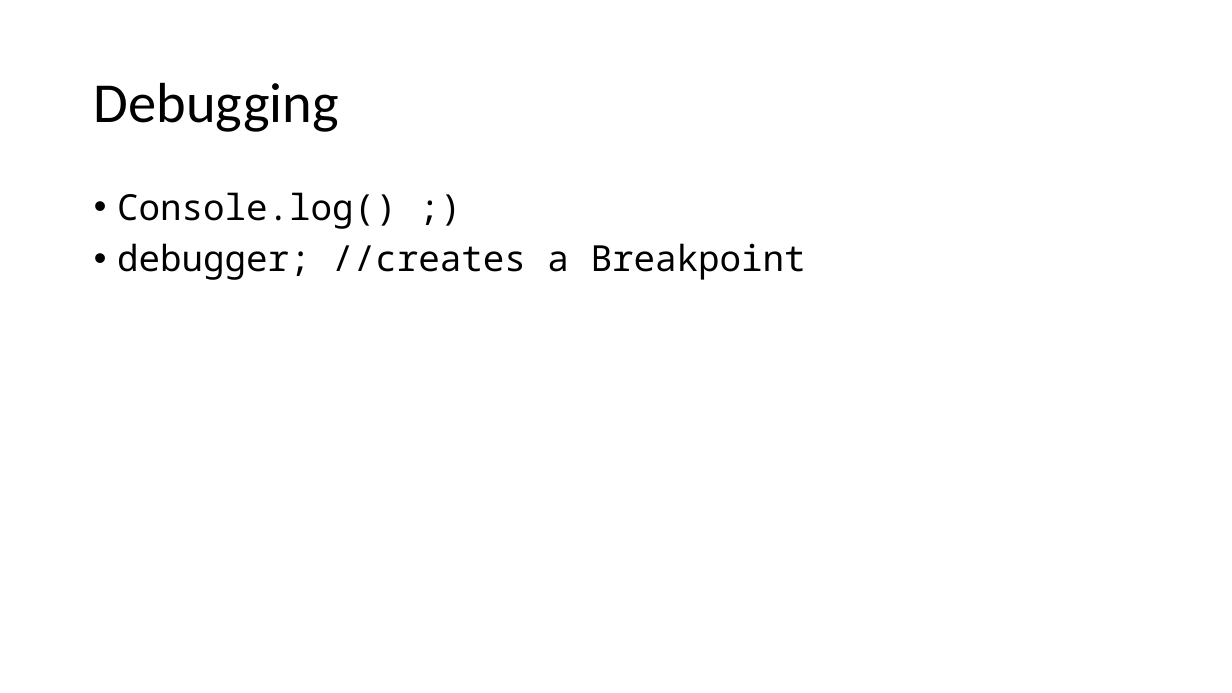
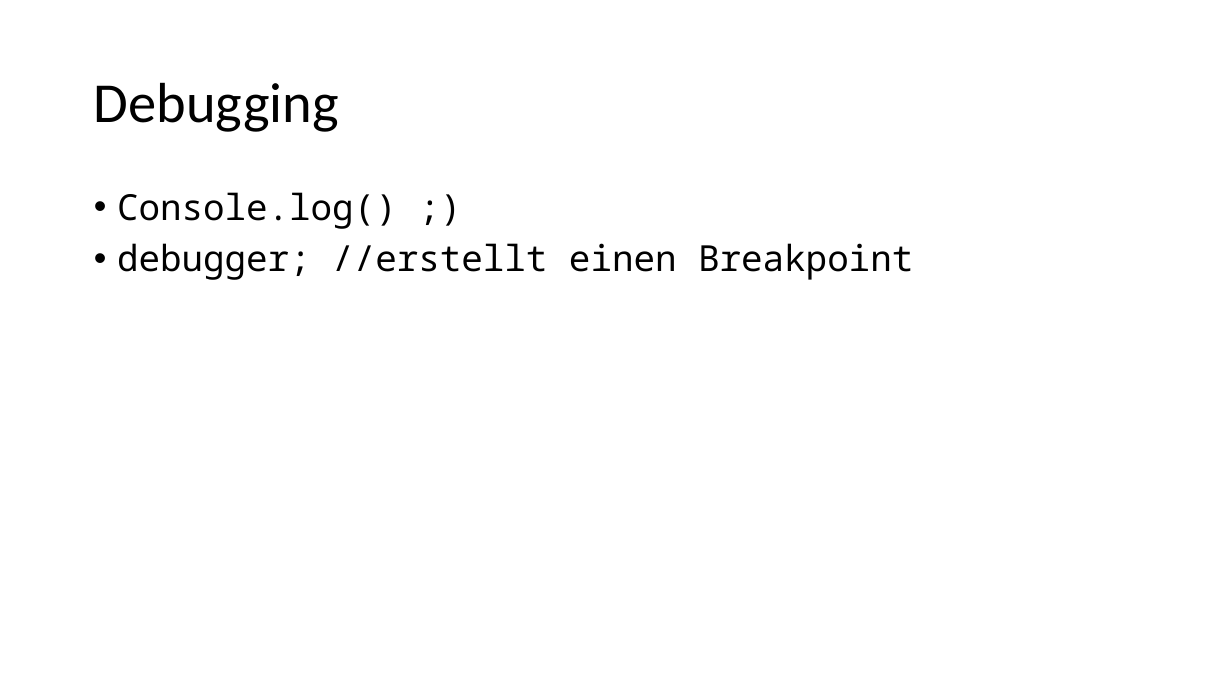
Before and after one commit to martiph/JSTraining_ICT-Campus, a slide deck: slide 20 of JSTraining.pptx (slide 21 before the commit). Drawn at 1232x693 pixels with LibreOffice and Linux fonts; fonts in the diff are those of the drawing. Boxes give left, top, right and bottom in pixels: in the first picture for what was removed or moved away, otherwise in the second. Text is boxed around its words. In the diff, an @@ line names an element or a change of style, - is before the commit and + after.

```diff
--- a/JSTraining.pptx
+++ b/JSTraining.pptx
@@ text at (x1=117, y1=243, x2=913, y2=280): text changed @@
-• debugger; //creates a Breakpoint
+• debugger; //erstellt einen Breakpoint
```
Also in this commit, not shown: 5 other slides changed, 2 slides added, 1 slide removed, 6 other files.
